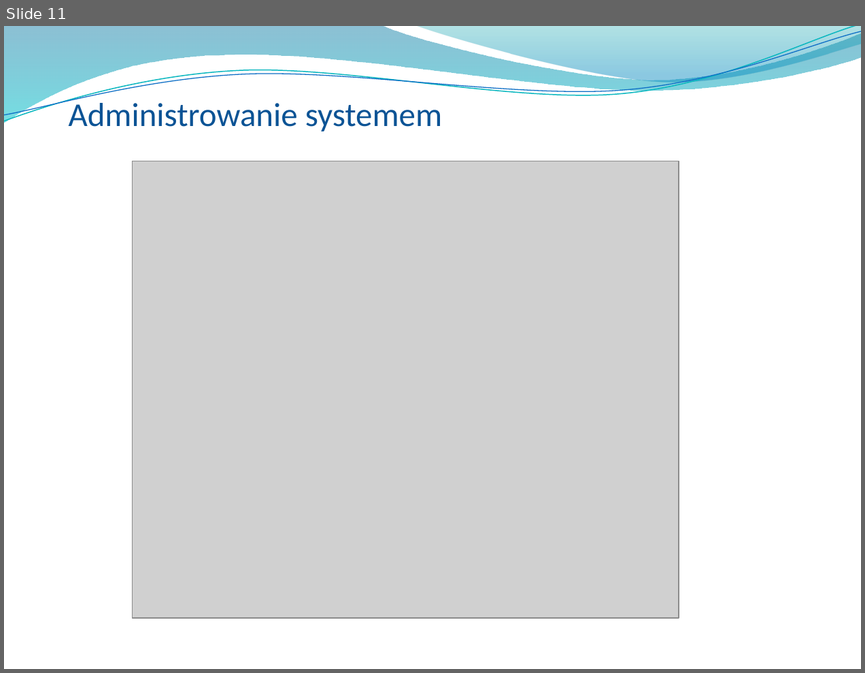
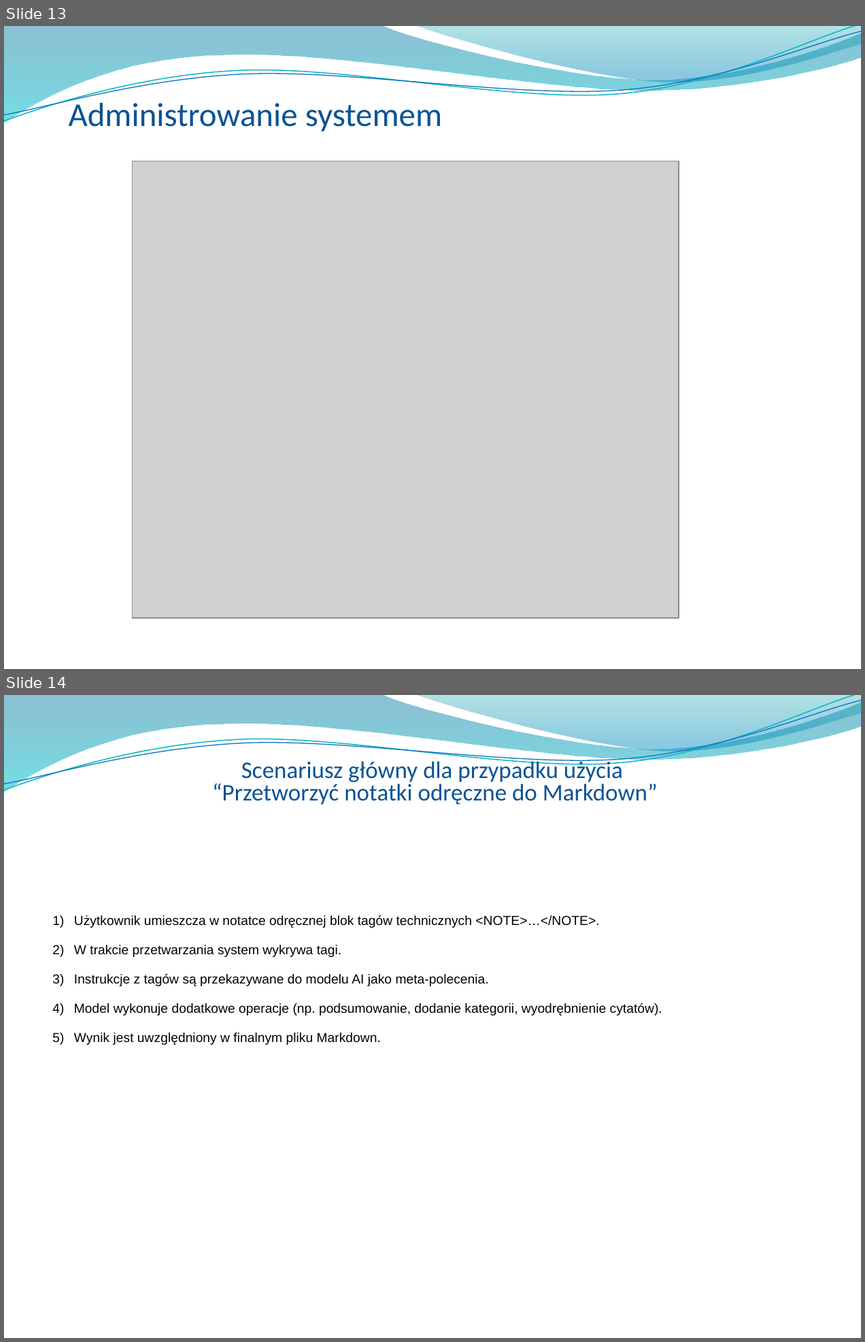
Before and after one commit to Manomenu/okno-mpsi-2026, a slide deck: Przeglad_koncowy_notes_ai.pptx. Shown one above the other, each under a label of ours: slide 11 before the commit, slides 13 and 14 after it. The pictures are 865x673 and 865x1342 pixels, drawn with LibreOffice and Linux fonts; fonts in the diff are those of the drawing; grey boxes stand for pictures; background and template pictures are left out. Boxes give left, top, right and bottom in pixels: in the first picture for what was removed or moved away, otherwise in the second. Text is boxed around its words. In the diff, an @@ line names an element or a change of style, - is before the commit and + after.

```diff
--- a/Przeglad_koncowy_notes_ai.pptx
+++ b/Przeglad_koncowy_notes_ai.pptx
@@ slide 14 added at [4,695,861,1338], background picture (left out); not listed: 4 template elements that a slide beside it also shows @@
@@ title added at [212,758,657,804], 20 pt, text #0B5394 @@
+Scenariusz główny dla przypadku użycia
+“Przetworzyć notatki odręczne do Markdown”
@@ text added at [74,915,662,1045], 11 pt, text #000000 @@
+1) Użytkownik umieszcza w notatce odręcznej blok tagów technicznych <NOTE>…</NOTE>.
+2) W trakcie przetwarzania system wykrywa tagi.
+3) Instrukcje z tagów są przekazywane do modelu AI jako meta-polecenia.
+4) Model wykonuje dodatkowe operacje (np. podsumowanie, dodanie kategorii, wyodrębnienie cytatów).
+5) Wynik jest uwzględniony w finalnym pliku Markdown.
@@ what was slide 11 is now slide 13 @@
@@ slide 13 changed as well @@
@@ freeform shape at [4,26,861,126]: outline redrawn @@
```
Also in this commit, not shown: 61 other slides changed, 1 slide removed, 1 other file.
